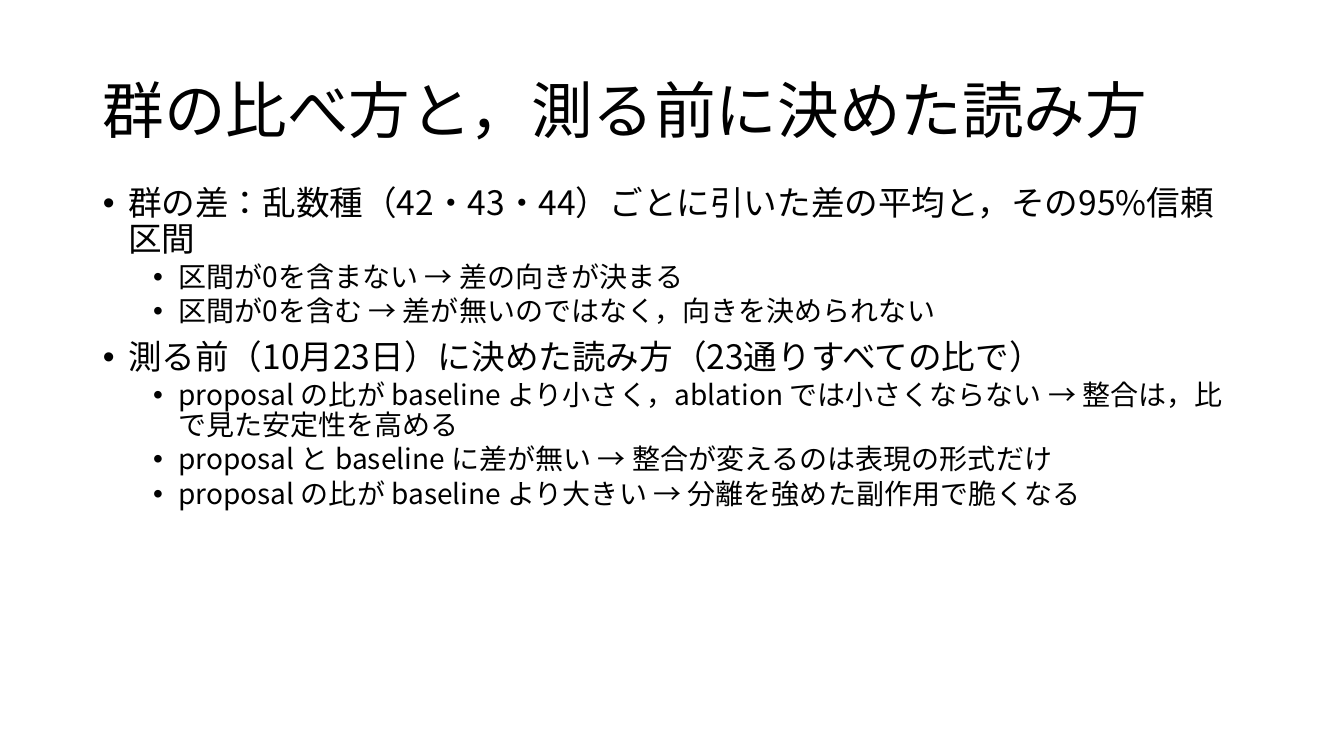
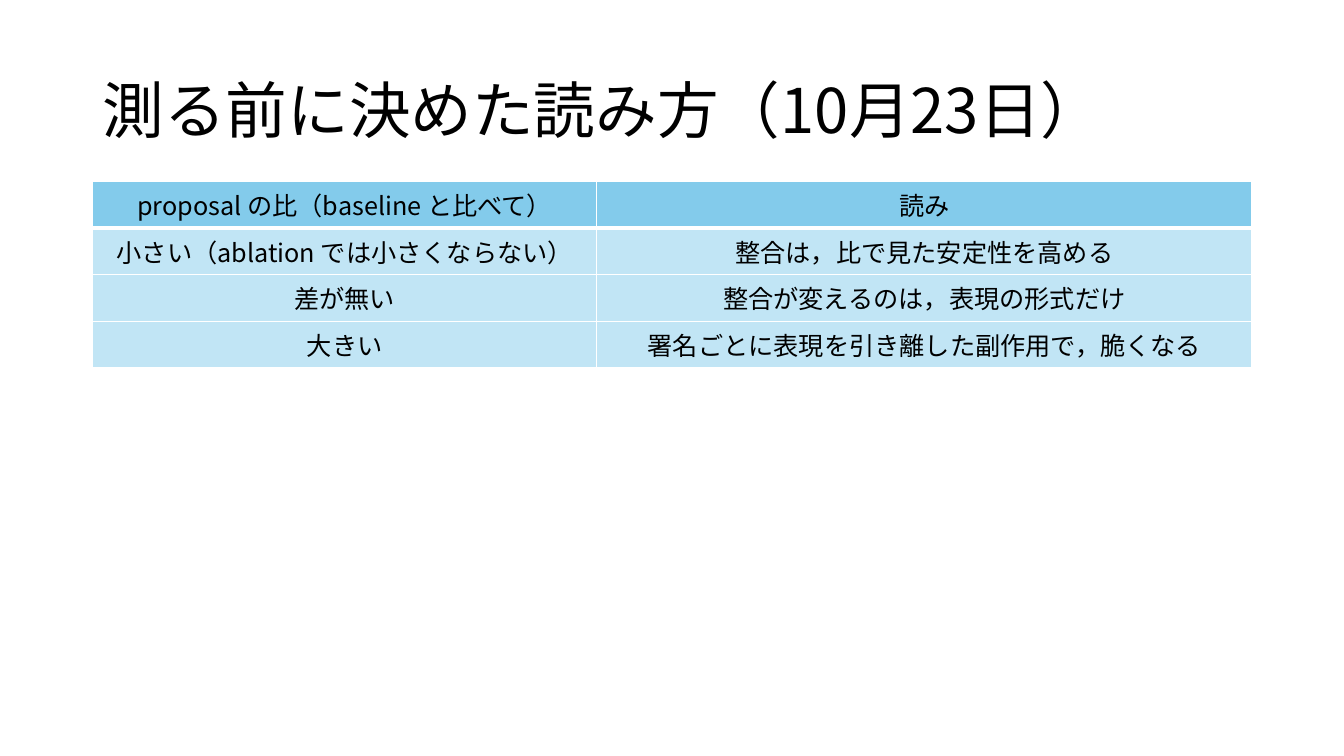
Before and after one commit to tomoking2004/cotar, a slide deck: slide 11 of presentations/20261030_進捗報告.pptx. Drawn at 1344x756 pixels with LibreOffice and Linux fonts; fonts in the diff are those of the drawing. Boxes give left, top, right and bottom in pixels: in the first picture for what was removed or moved away, otherwise in the second. Text is boxed around its words. In the diff, an @@ line names an element or a change of style, - is before the commit and + after.

```diff
--- a/presentations/20261030_進捗報告.pptx
+++ b/presentations/20261030_進捗報告.pptx
@@ title at bbox=[102, 80, 1102, 139]: text changed @@
-群の比べ方と，測る前に決めた読み方
+測る前に決めた読み方（10月23日）
@@ table added at bbox=[93, 181, 1252, 362], 4 rows, 2 columns @@
+proposal の比（baseline と比べて） | 読み
+小さい（ablation では小さくならない） | 整合は，比で見た安定性を高める
+差が無い | 整合が変えるのは，表現の形式だけ
+大きい | 署名ごとに表現を引き離した副作用で，脆くなる
@@ text removed at bbox=[128, 186, 1222, 511] @@
-• 群の差：乱数種（42・43・44）ごとに引いた差の平均と，その95%信頼区間
-  • 区間が0を含まない → 差の向きが決まる
-  • 区間が0を含む → 差が無いのではなく，向きを決められない
-• 測る前（10月23日）に決めた読み方（23通りすべての比で）
-  • proposal の比が baseline より小さく，ablation では小さくならない → 整合は，比で見た安定性を高める
-  • proposal と baseline に差が無い → 整合が変えるのは表現の形式だけ
-  • proposal の比が baseline より大きい → 分離を強めた副作用で脆くなる
```
Also in this commit, not shown: 16 other slides changed, 3 slides added, 1 slide removed, 1 other file.
